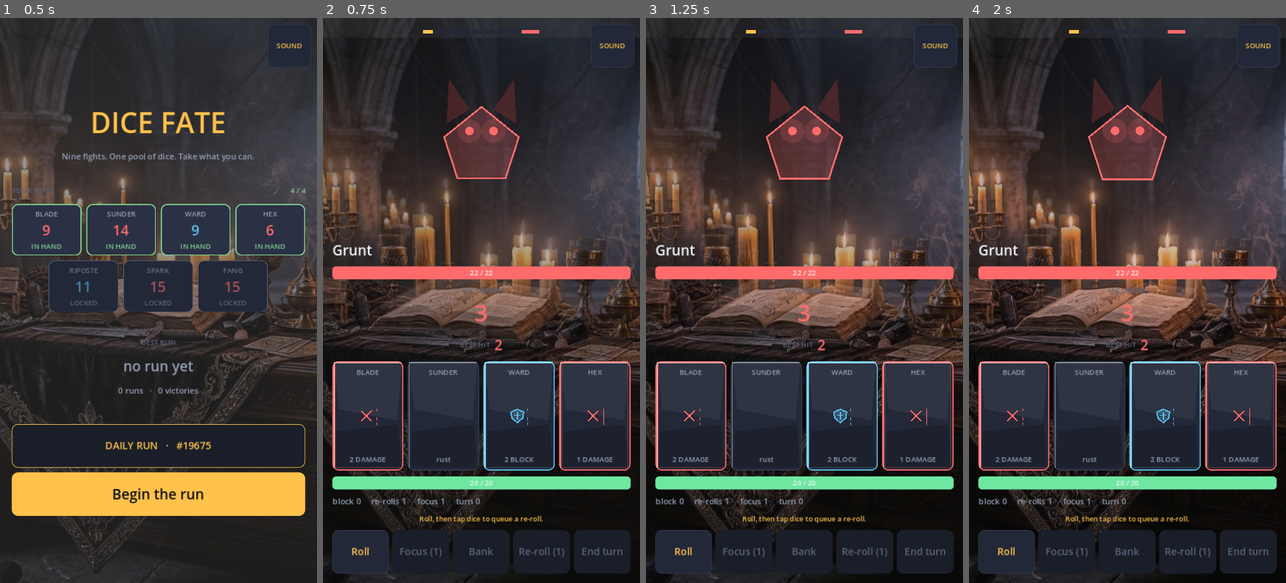
Above: before the commit, frames 1-4 (left to right).
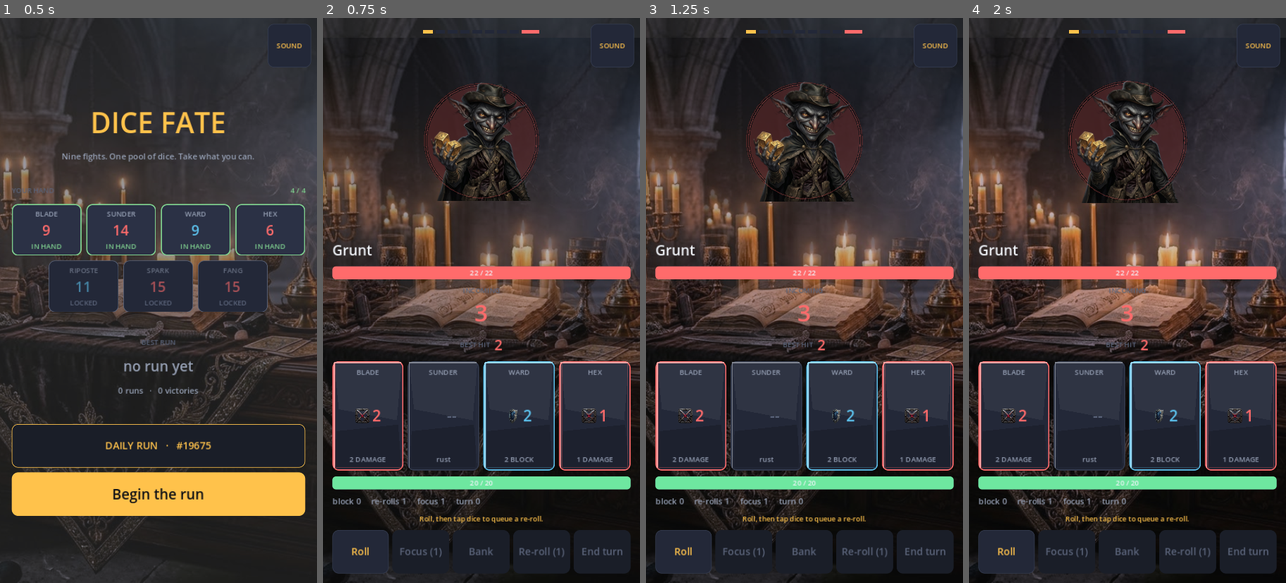
Above: after the commit, the same moments.

Repository: locionic/make-games
Game: Godot game, scene res://main.tscn
Two runs of this game, one before a commit and one after it. Both use one fixed random seed, a clock stepped at 60 frames per second and the inputs below.
Inputs (mouse positions are in pixels of both pictures, inside the frame that each line leads up to):
- Up to frame 1 (0.5 s): no input
- Up to frame 2 (0.75 s): click "Begin the run" at 0.5 s
- Up to frame 3 (1.25 s): no input
- Up to frame 4 (2 s): click (1013, 413) at 1.27 s

Frame 1 is identical in both runs. In frame 2, 4.9% of the frame differs, in the area x 10-89%, y 11-73%; in frame 3, 5.1%; in frame 4, 5.3%, in the area x 10-89%, y 10-73%.

Commit message:
Enhance visual polish, proportional sizing, and animations

Diff:
--- a/art_helper.gd
+++ b/art_helper.gd
@@ -13,7 +13,7 @@
 		1: path = "res://assets/sprites/icon_blade.png"
 		2: path = "res://assets/sprites/icon_ward.png"
 		3: path = "res://assets/sprites/icon_hex.png"
-		4: path = "res://assets/sprites/icon_focus.png"
+		4: path = "res://assets/sprites/icon_reroll.png"
 	if path != "" and ResourceLoader.exists(path):
 		var t = ResourceLoader.load(path)
 		if t is Texture2D:
@@ -28,16 +28,27 @@
 		return true
 	return false
 
-static func get_monster_texture(behavior: int, is_boss: bool) -> Texture2D:
-	var key: String = ("boss" if is_boss else str(behavior))
+static func get_monster_texture(behavior: int, is_boss: bool, ename: String = "") -> Texture2D:
+	var key: String = ename.to_lower() if ename != "" else ("boss" if is_boss else str(behavior))
 	if _monster_tex.has(key):
 		return _monster_tex[key]
 	var path := ""
-	if is_boss:
+	var lower_name := ename.to_lower()
+	if is_boss or "devourer" in lower_name:
 		path = "res://assets/sprites/monster_devourer.png"
+	elif "sentinel" in lower_name or "rust golem" in lower_name or "golem" in lower_name:
+		path = "res://assets/sprites/monster_stone_sentinel.png"
+	elif "knight" in lower_name or "ironhide" in lower_name or "warden" in lower_name or "iron" in lower_name:
+		path = "res://assets/sprites/monster_bone_knight.png"
+	elif "cultist" in lower_name or "bloodletter" in lower_name or "fungal" in lower_name or "leech" in lower_name:
+		path = "res://assets/sprites/monster_blood_cultist.png"
+	elif "hexweaver" in lower_name or "hexer" in lower_name or "spider" in lower_name:
+		path = "res://assets/sprites/monster_hexweaver.png"
+	elif "goblin" in lower_name or "thief" in lower_name or "grunt" in lower_name:
+		path = "res://assets/sprites/monster_goblin_thief.png"
 	else:
 		match behavior:
-			1: # ARMOR_GROW / BRACE
+			1, 5: # ARMOR_GROW, BRACE
 				path = "res://assets/sprites/monster_stone_sentinel.png"
 			2: # LIFESTEAL
 				path = "res://assets/sprites/monster_blood_cultist.png"
@@ -47,6 +58,7 @@
 				path = "res://assets/sprites/monster_devourer.png"
 			_:
 				path = "res://assets/sprites/monster_goblin_thief.png"
+
 	if path != "" and ResourceLoader.exists(path):
 		var t = ResourceLoader.load(path)
 		if t is Texture2D:
@@ -54,11 +66,19 @@
 			return t
 	return null
 
-static func draw_monster_sigil(ci: CanvasItem, behavior: int, is_boss: bool, at: Vector2, rr: float) -> bool:
-	var m_tex := get_monster_texture(behavior, is_boss)
+static func draw_monster_sigil(ci: CanvasItem, behavior: int, is_boss: bool, at: Vector2, rr: float, ename: String = "", edge: Color = Color.WHITE, wash: Color = Color.TRANSPARENT) -> bool:
+	var m_tex := get_monster_texture(behavior, is_boss, ename)
 	if m_tex != null:
-		var side: float = rr * 2.2
+		# Ambient occult halo
+		ci.draw_circle(at, rr * 0.96, Color(0, 0, 0, 0.45))
+		ci.draw_circle(at, rr * 0.90, wash)
+		ci.draw_arc(at, rr * 0.92, 0.0, TAU, 36, Color(edge.r, edge.g, edge.b, 0.35), 1.5)
+
+		var side: float = rr * 2.0
 		var m_rect := Rect2(at.x - side * 0.5, at.y - side * 0.5, side, side)
 		ci.draw_texture_rect(m_tex, m_rect, false)
+
+		# Rim vignette ring
+		ci.draw_arc(at, rr * 0.95, 0.0, TAU, 36, Color(edge.r, edge.g, edge.b, 0.20), 2.0)
 		return true
 	return false
--- a/fight.gd
+++ b/fight.gd
@@ -110,6 +110,9 @@
 			return
 		var s: float = minf(size.x, size.y)
 		var o := (size - Vector2(s, s)) * 0.5
+		const ArtHelper = preload("res://art_helper.gd")
+		if ArtHelper.draw_die_icon(self, kind, o, s):
+			return
 		var c := Color(tint.r, tint.g, tint.b, 0.95)
 		var wash := Color(tint.r, tint.g, tint.b, 0.26)
 		match kind:
@@ -383,6 +386,9 @@
 	# that owns its rect -- the same fight `_float_text` lost by being parented
 	# to the wrong node.
 	var rr := r * (1.0 + _breath * 0.035)
+	const ArtHelper = preload("res://art_helper.gd")
+	if ArtHelper.draw_monster_sigil(enemy_sigil, e.behavior, boss, at, rr, e.title, edge, wash):
+		return
 	match e.behavior:
 		Rules.Enemy.BEH_ARMOR_GROW, Rules.Enemy.BEH_BRACE:
 			_stone_sentinel(at, rr, wash, deep, edge, e.armor)
@@ -529,7 +535,8 @@
 	icons[i].size_flags_horizontal = Control.SIZE_SHRINK_CENTER
 	icons[i].mouse_filter = Control.MOUSE_FILTER_IGNORE
 	row.add_child(icons[i])
-	value_labels[i] = _card_label(row, T.F_DISPLAY, T.TEXT)
+	value_labels[i] = _card_label(row, 22 if wide else 26, T.TEXT)
+	value_labels[i].clip_text = false
 	value_labels[i].vertical_alignment = VERTICAL_ALIGNMENT_CENTER
 	effect_labels[i] = _card_label(stack, T.F_TINY, T.MUTED)
 	# Connected last, and after the face exists, so the first `_draw` already has
@@ -851,6 +858,8 @@
 		hit = enc.face_hit(i)
 	var value := maxi(maxi(hit, f.block), f.rerolls)
 	value_labels[i].text = str(value) if has_value else "--"
+	value_labels[i].add_theme_font_size_override("font_size", 22 if cards.size() >= 6 else 26)
+	value_labels[i].clip_text = false
 
 	var colour := T.face_colour(f.dmg, f.block, f.rerolls)
 	if target != null:
